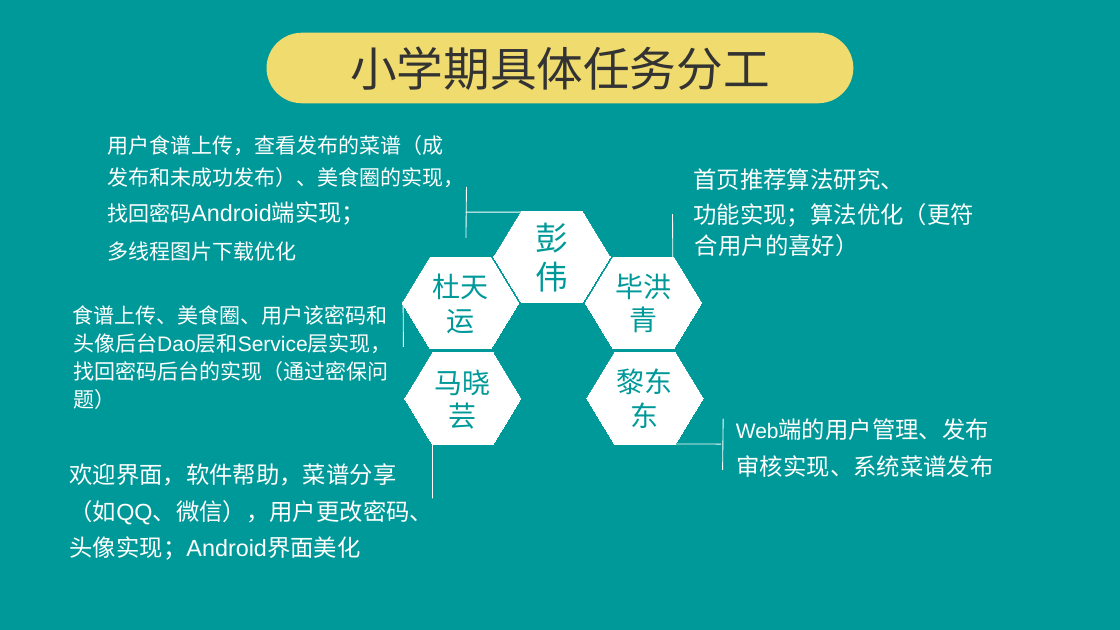
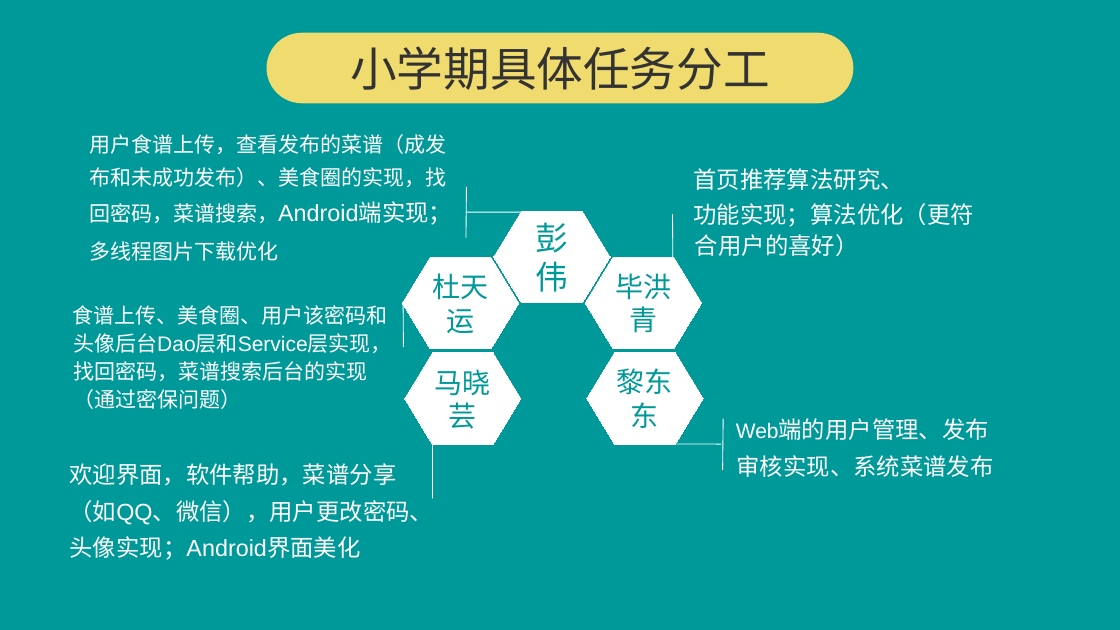
Before and after one commit to pwalan/Food_of_World, a slide deck: slide 4 of 小学期/美食天下小学期计划.pptx. Drawn at 1120x630 pixels with LibreOffice and Linux fonts; fonts in the diff are those of the drawing; background and template pictures are left out. Boxes give left, top, right and bottom in pixels: in the first picture for what was removed or moved away, otherwise in the second. Text is boxed around its words. In the diff, an @@ line names an element or a change of style, - is before the commit and + after.

```diff
--- a/小学期/美食天下小学期计划.pptx
+++ b/小学期/美食天下小学期计划.pptx
@@ text "用户食谱上传，查看发布的菜谱（成发布和未成功发布）、美食圈的实现，找回密码，菜谱搜索，Android端实现；": place and size @@
-text "用户食谱上传，查看发布的菜谱（成发布和未成功发布）、美食圈的实现，找回密码，菜谱搜索，Android端实现；" at (107, 135, 464, 261)
+text "用户食谱上传，查看发布的菜谱（成发布和未成功发布）、美食圈的实现，找回密码，菜谱搜索，Android端实现；" at (89, 134, 452, 261)
@@ text at (89, 134, 452, 225): text changed @@
-用户食谱上传，查看发布的菜谱（成发布和未成功发布）、美食圈的实现，找回密码Android端实现；
+用户食谱上传，查看发布的菜谱（成发布和未成功发布）、美食圈的实现，找回密码，菜谱搜索，Android端实现；
@@ text at (73, 305, 392, 409): text changed @@
-食谱上传、美食圈、用户该密码和头像后台Dao层和Service层实现，找回密码后台的实现（通过密保问题）
+食谱上传、美食圈、用户该密码和头像后台Dao层和Service层实现，找回密码，菜谱搜索后台的实现（通过密保问题）
```
Also in this commit, not shown: 8 other files.
